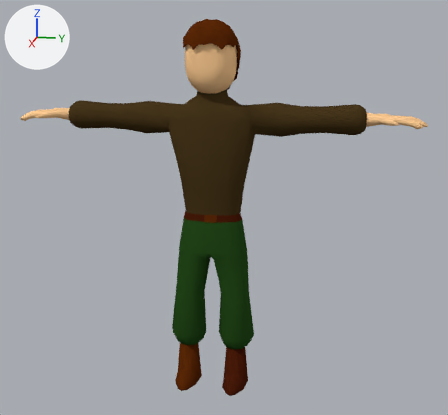
The Blender file character/RPGcharicter1pcs.blend as it was, and as the next commit left it.
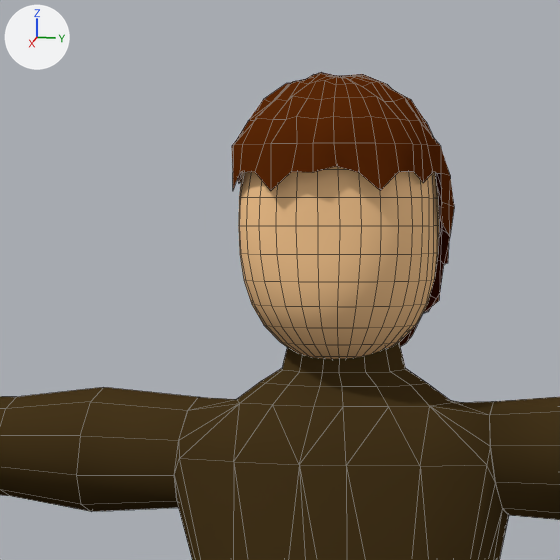
Old and new are each drawn whole from a 50 mm camera at (15.79, 3.25, 9.06) aimed at (-0.13, 0.06, 5.08) and again close up on the part from 27% to 60% of the width and 0% to 35% of the height. The axes (+X, +Y, +Z) are drawn at upper left. The lights are the same throughout. The close-ups show mesh edges as thin lines.

The first close-up shows 'person'.
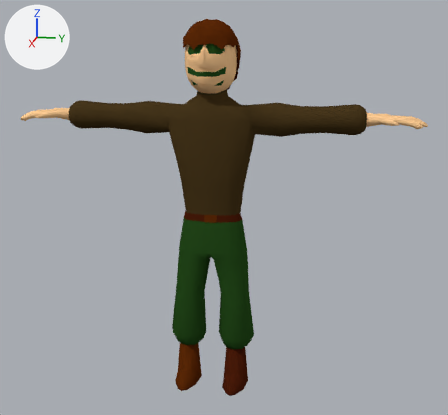
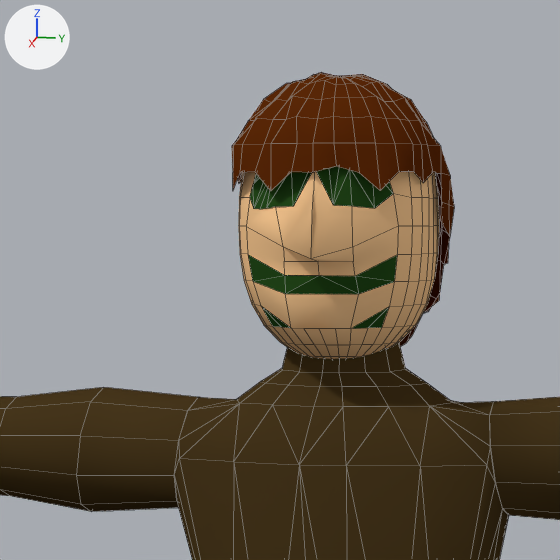
The newer file is also turned or shifted as a whole; pictures and numbers use the older file's frame.

Changed parts and their boxes (x1, y1, x2, y2) in the close-ups (560 x 560 px; the box of a moved part takes in the faces that stretch with it):
part 1 of me_circle_004, moved or reshaped
    both: (240, 166, 412, 345)

Patch to the scene script:
```diff
--- a/character/RPGcharicter1pcs.blend.py
+++ b/character/RPGcharicter1pcs.blend.py
@@ me_circle_004 @@
 # used by ob_person; location = (-0.102, -0.244, 4.963); scale = (0.309, 0.309, 0.309)
-me_circle_004.from_pydata(...)  # 1731 vertices, 1755 faces; spans x -2.6..2.9, y -17.4..17.4, z -16.0..16.0
+me_circle_004.from_pydata(...)  # 1722 vertices, 1748 faces; spans x -2.6..3.0, y -17.4..17.4, z -16.0..16.0
+# me_circle_004 part 1
+# 44 vertices are removed from x 2.0..2.5, y -1.3..1.6, z 10.9..14.1
+# 65 faces are deleted
+# 6 vertices move from x 2.0..2.5, y -1.5..1.5, z 12.9..14.1 to x 2.0..2.6, y -1.4..1.3, z 12.5..14.1
+# 35 vertices are added at x 2.0..3.0, y -1.5..1.5, z 10.9..14.2
+# 26 new faces join them, mat_material_002 (beige #ffcd94), smooth
+# 32 new faces join them, mat_material_006 (dark green #274c1c)
 me_circle_004.materials.append(mat_material_006)
```
